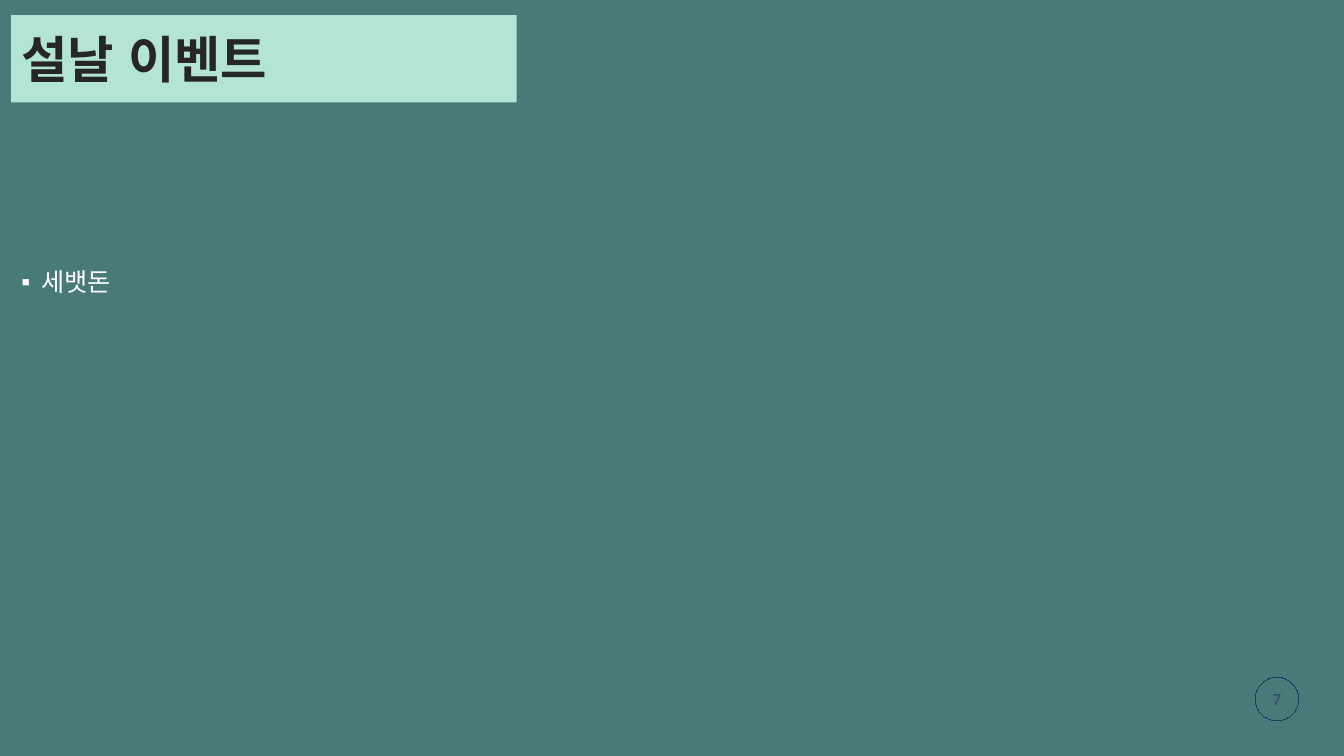
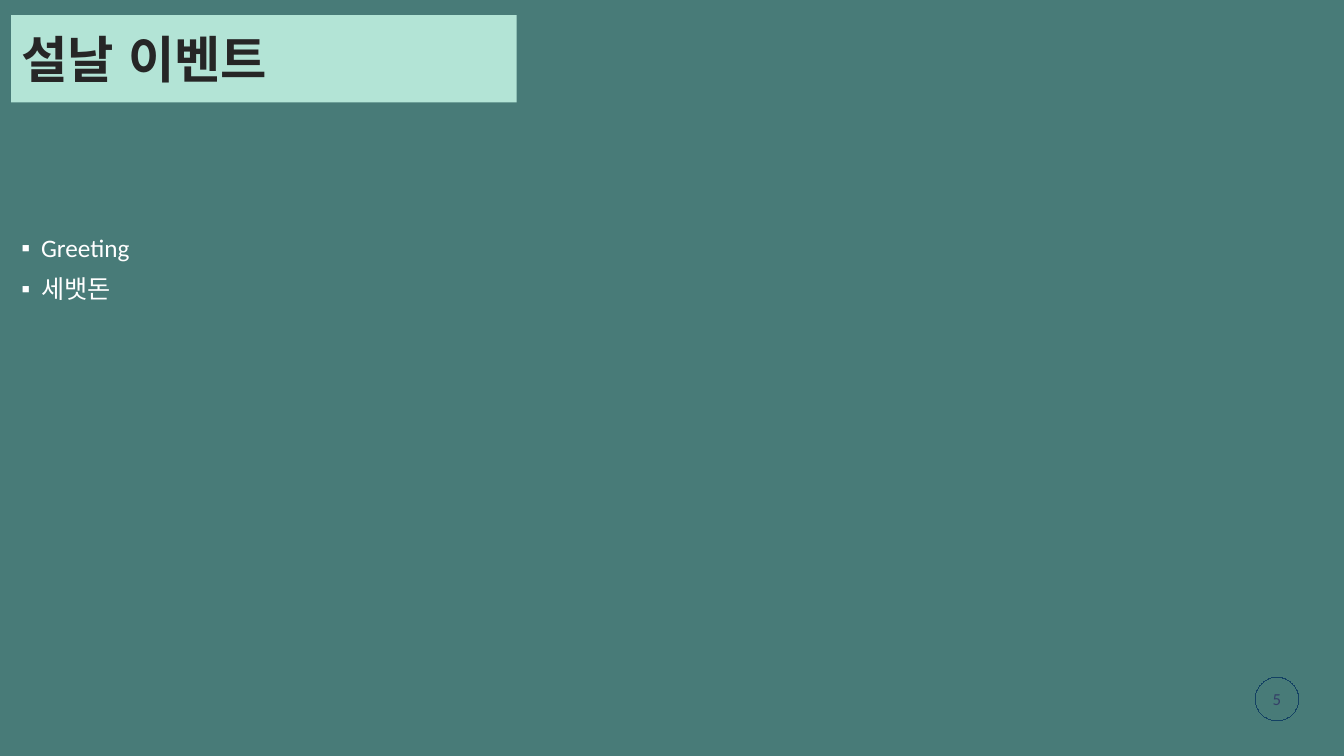
Before and after one commit to gemmanguen/Tetholidays, a slide deck: slide 5 of mducng_VN-KR.pptx (slide 7 before the commit). Drawn at 1344x756 pixels with LibreOffice and Linux fonts; fonts in the diff are those of the drawing. Boxes give left, top, right and bottom in pixels: in the first picture for what was removed or moved away, otherwise in the second. Text is boxed around its words. In the diff, an @@ line names an element or a change of style, - is before the commit and + after.

```diff
--- a/mducng_VN-KR.pptx
+++ b/mducng_VN-KR.pptx
@@ text at [41,239,129,262]: paragraph added @@
+▪ Greeting
@@ page number at [1273,694,1281,705]: text changed @@
-7
+5
```
Also in this commit, not shown: 5 other slides changed, 1 slide removed.
